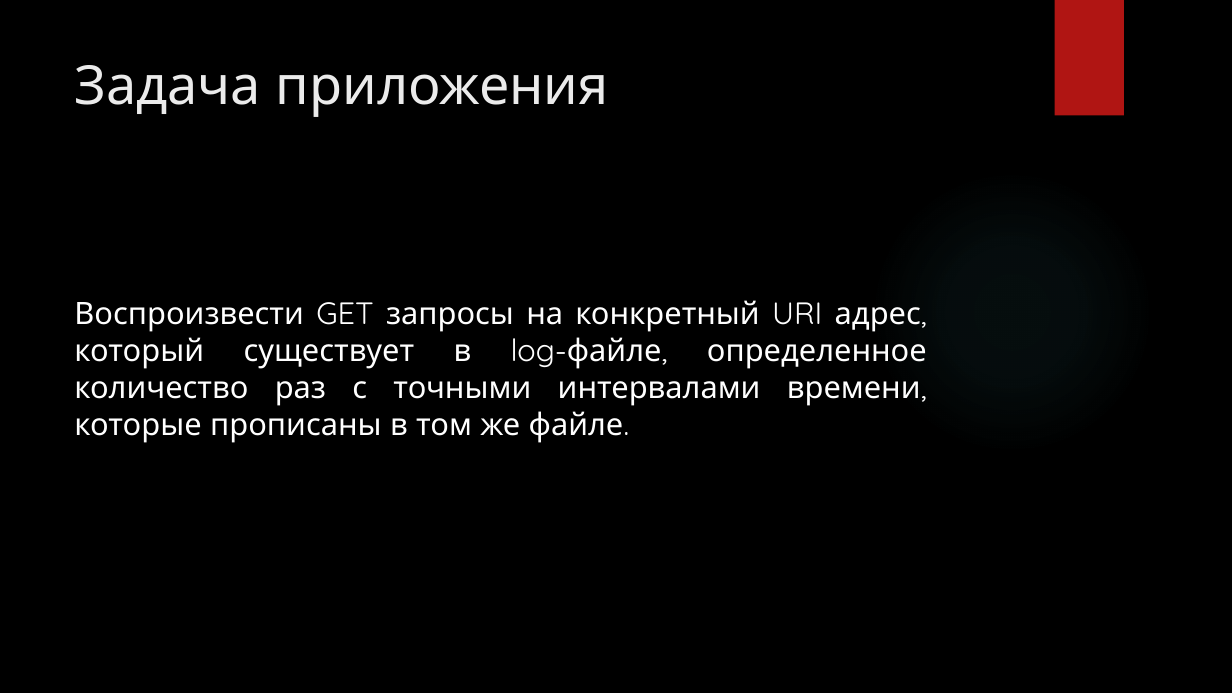
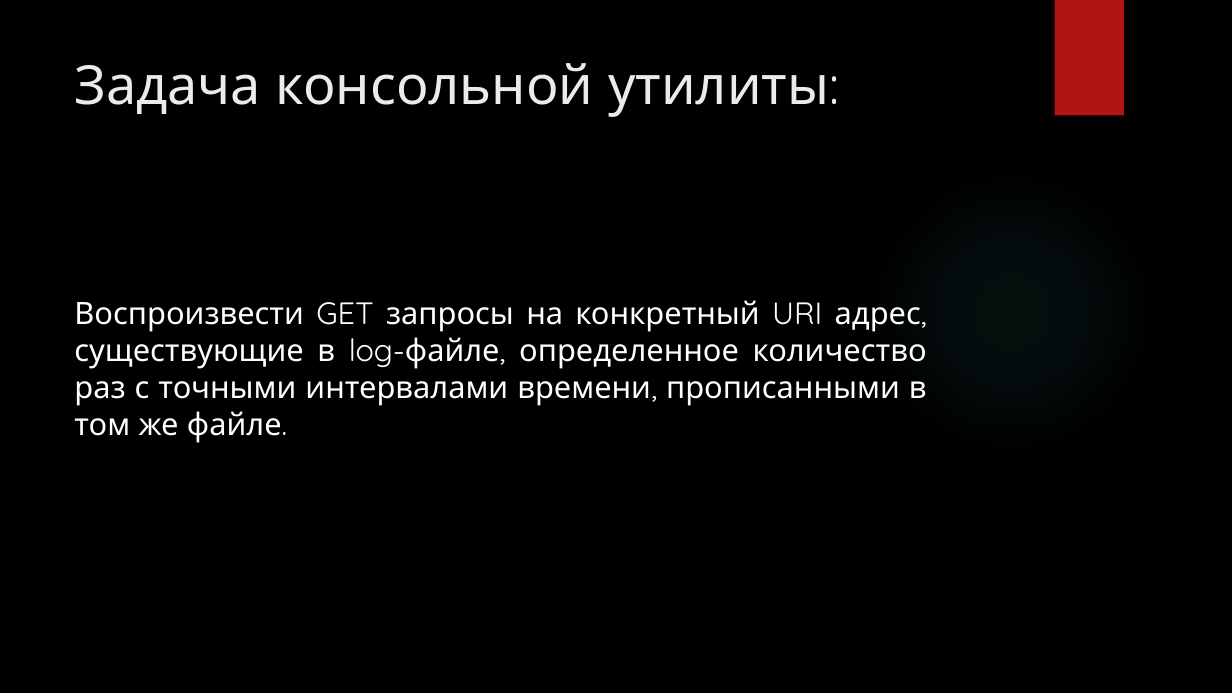
Before and after one commit to T0person/Practic, a slide deck: slide 2 of Практика.pptx. Drawn at 1232x693 pixels with LibreOffice and Linux fonts; fonts in the diff are those of the drawing; background and template pictures are left out. Boxes give left, top, right and bottom in pixels: in the first picture for what was removed or moved away, otherwise in the second. Text is boxed around its words. In the diff, an @@ line names an element or a change of style, - is before the commit and + after.

```diff
--- a/Практика.pptx
+++ b/Практика.pptx
@@ title at [75, 63, 829, 117]: text changed @@
-Задача приложения
+Задача консольной утилиты:
@@ text at [74, 300, 927, 443]: text changed @@
-Воспроизвести GET запросы на конкретный URI адрес, который существует в log-файле, определенное количество раз с точными интервалами времени, которые прописаны в том же файле.
+Воспроизвести GET запросы на конкретный URI адрес, существующие в log-файле, определенное количество раз с точными интервалами времени, прописанными в том же файле.
```
Also in this commit, not shown: 12 slides added, 1 slide removed.
